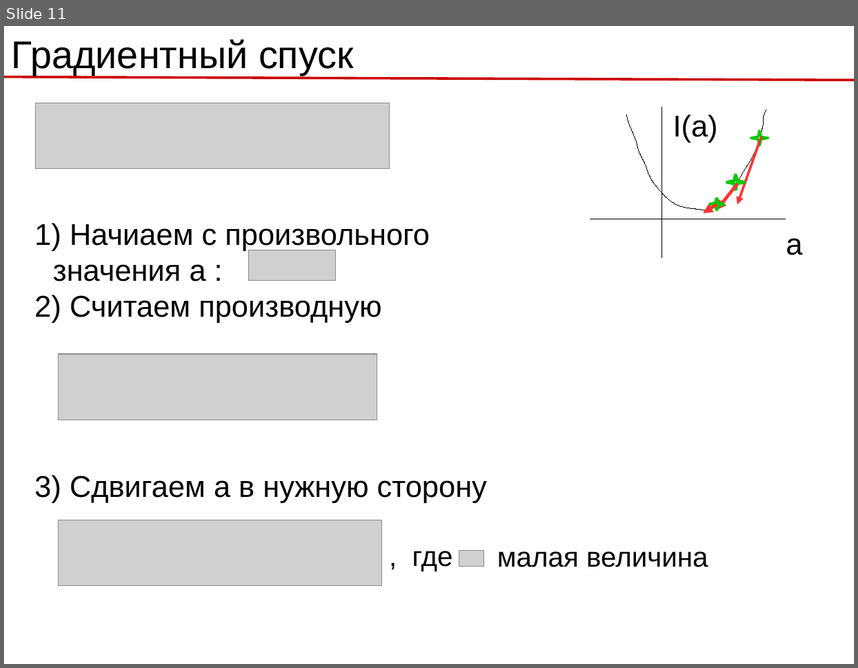
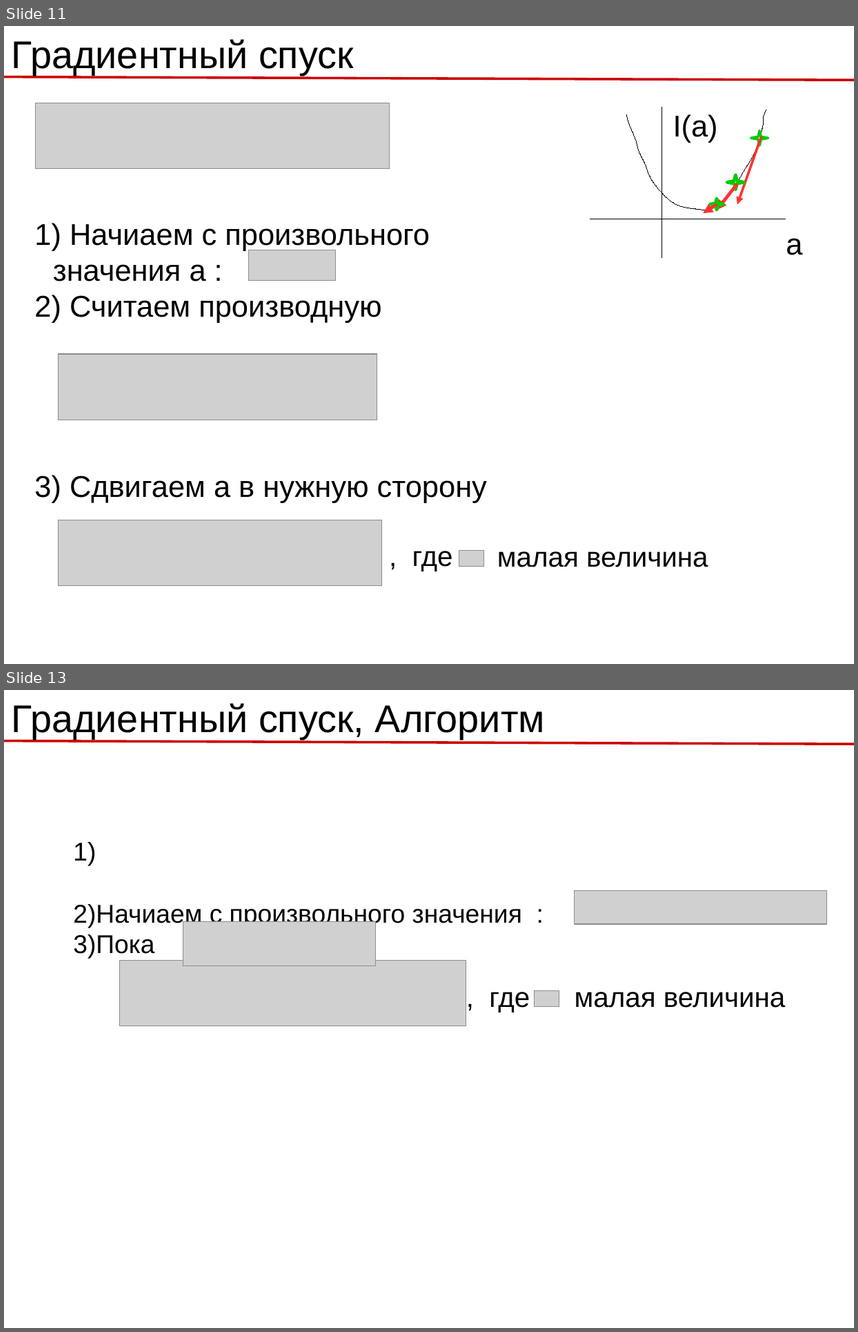
Before and after one commit to rykachevskiy/239, a slide deck: 1/1.1 Linear regression, SGD.odp. Shown one above the other, each under a label of ours: slide 11 before the commit, slides 11 and 13 after it; the slides between them are not shown. The pictures are 858x668 and 858x1332 pixels, drawn with LibreOffice and Linux fonts; fonts in the diff are those of the drawing; grey boxes stand for pictures. Boxes give left, top, right and bottom in pixels: in the first picture for what was removed or moved away, otherwise in the second. Text is boxed around its words. In the diff, an @@ line names an element or a change of style, - is before the commit and + after.

```diff
--- a/1/1.1 Linear regression, SGD.odp
+++ b/1/1.1 Linear regression, SGD.odp
@@ slide 13 added at [4, 690, 854, 1328], background #FFFFFF @@
@@ text added at [12, 703, 545, 739], 36 pt, text #000000 @@
+Градиентный спуск, Алгоритм
@@ line added from (4, 741) to (854, 744), #CC0000 2.3 pt @@
@@ picture added at [575, 891, 827, 924] @@
@@ text added at [73, 904, 522, 958], 24 pt, text #000000 @@
+1) Начиаем с произвольного значения :
+2) Пока
@@ picture added at [183, 921, 376, 965] @@
@@ picture added at [120, 960, 466, 1025] @@
@@ text added at [489, 992, 530, 1012], 26 pt, text #000000 @@
+, где
@@ picture added at [535, 991, 559, 1006] @@
@@ text added at [575, 992, 785, 1007], 26 pt, text #000000 @@
+малая величина
```
Also in this commit, not shown: 5 slides changed, 5 other slides added, 1 slide removed, 11 other files.
